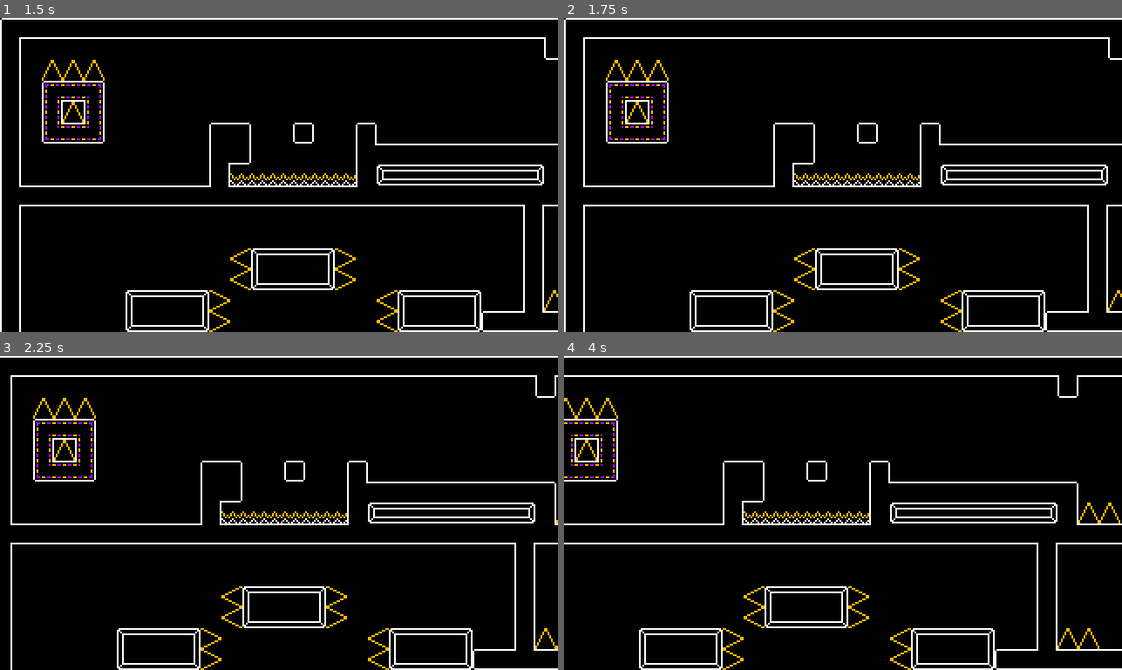
Above: before the commit, frames 1-4 (two rows, left to right).
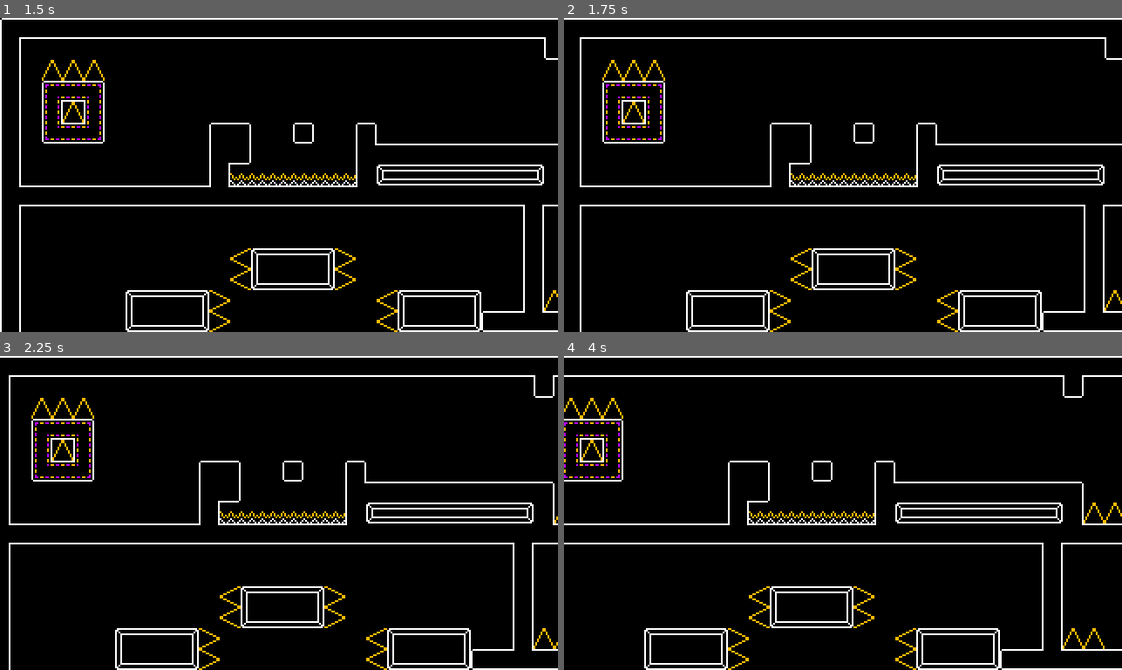
Above: after the commit, the same moments.

Repository: CaesiumFox/gameoff2024
Game: Godot game, scene res://Game.tscn
Two runs of this game, one before a commit and one after it. Both use one fixed random seed, a clock stepped at 60 frames per second and the inputs below.
Inputs:
- Up to frame 1 (1.5 s): hold D (game_right) from 0.53 s (still down); tap Space (game_jump) at 0.77 s
- Up to frame 2 (1.75 s): keep holding D (game_right); tap Space (game_jump) at 1.52 s
- Up to frame 3 (2.25 s): release D (game_right) at 2.03 s; hold A (game_left) from 2.03 s (still down)
- Up to frame 4 (4 s): tap Enter at 2.75 s; release A (game_left) at 2.78 s; hold D (game_right) from 2.78 s (still down); tap Space (game_jump) at 3.02, 3.5, 3.77 s

Frame 1 is identical in both runs. In frame 2, 4.8% of the frame differs, in the area x 0-100%, y 0-100%; in frame 3, 4.5%; in frame 4, 4.1%.

Commit message:
Disable wall jump by default

Diff:
--- a/godot/savefile/Abilities.gd
+++ b/godot/savefile/Abilities.gd
@@ -2,7 +2,7 @@
 class_name Abilities
 
 var air_jumps: int = 0
-var wall_jump: bool = true
+var wall_jump: bool = false
 
 func save_data(file: ConfigFile) -> void:
     file.set_value("Abilities", "air_jumps", air_jumps)
